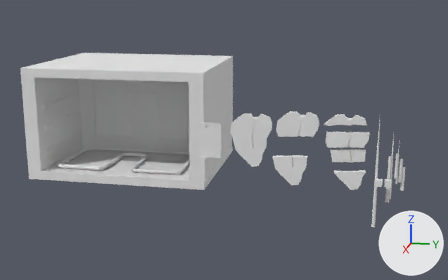
A saved change to the Blender file meshes/steakLevels.blend.
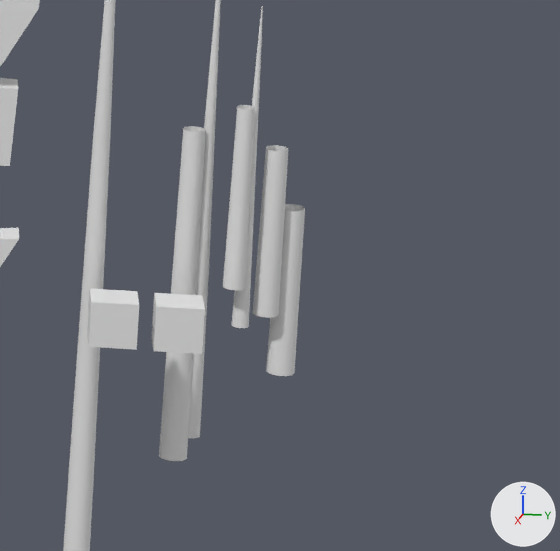
Each version is shown whole from a camera (50 mm lens) standing at (69.1, 8.4, 22.8) and looking at (-11.2, -7.7, 2.7), then close up on the part from 81% to 98% of the width and 50% to 77% of the height. Every picture has the same lights, and +X, +Y and +Z are marked at lower right.

Names of what the first close-up shows: 'Chive', 'Chive1a', 'Chive1b', 'Chive2a', 'Chive2b', 'Chive2c', 'Chive2d', 'Pepper', 'Salt', 'steak2b', 'steak2c'.
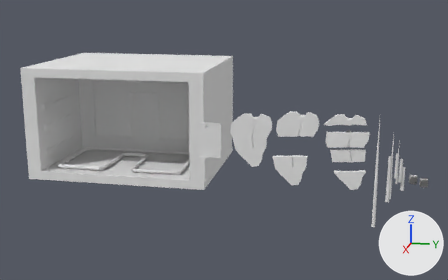
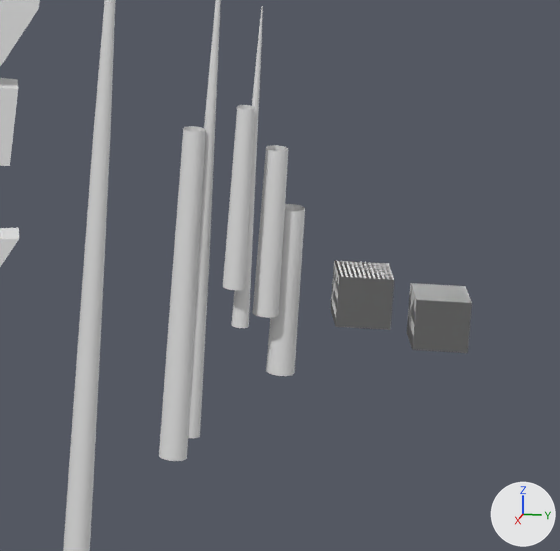
Commit message: finished garnish level

Pixel boxes (x1, y1, x2, y2) of what changed, in the close-ups (560 x 551 px):
```json
{"object": "Pepper", "change": "reshaped, moved, turned", "before": [152, 293, 205, 354], "after": [407, 283, 472, 353]}
{"object": "Salt", "change": "reshaped, moved, turned", "before": [87, 289, 139, 350], "after": [331, 260, 394, 330]}
{"part": 1, "of": "me_pepper", "change": "deleted", "before": [152, 293, 205, 354]}
{"part": 2, "of": "me_pepper", "change": "added", "after": [407, 283, 472, 353]}
```

Edits to the scene script, one JSON object a line:
```json
{"block": "me_pepper", "where": "me_pepper.from_pydata(...)  # 8 vertices, 6 faces; spans x -0.361..0.361, y -0.361..0.361, z -0.361..0.361"}
{"block": "me_pepper", "where": "# used by ob_pepper; location = (0.03, 13.36, 1.39)"}
{"block": "me_pepper", "where": "# verts and faces of me_pepper; kept vertices keep their numbers, new ones are numbered from 8"}
{"block": "me_pepper", "where": "# before: 0 (0.361, 0.361, 0.361) at pixel (205, 309), 1 (0.361, 0.361, -0.361) at pixel (202, 354), 2 (0.361, -0.361, 0.361) at pixel (156, 306), 3 (0.361, -0.361, -0.361) at pixel (153, 351), 4 (-0.361, 0.361, 0.361) at pixel (202, 295)"}
{"block": "me_pepper", "where": "# before: 5 (-0.361, 0.361, -0.361), 6 (-0.361, -0.361, 0.361) at pixel (154, 292), 7 (-0.361, -0.361, -0.361) at pixel (151, 337)"}
{"block": "me_pepper", "change": "me_pepper part 1"}
{"op": "add", "block": "me_pepper", "code": "delete_vertices([*range(0, 8)])  # with the faces that use them"}
{"block": "me_pepper", "change": "me_pepper part 2"}
{"op": "add", "block": "me_pepper", "code": "verts[8] = (-1.204, 1.077, -16.907)  # pixel (406, 332)"}
{"op": "add", "block": "me_pepper", "code": "verts[9] = (-1.204, 1.88, -16.907)  # pixel (410, 283)"}
{"op": "add", "block": "me_pepper", "code": "verts[10] = (-1.204, 1.88, -17.724)  # pixel (465, 286)"}
{"op": "add", "block": "me_pepper", "code": "verts[11] = (-1.204, 1.077, -17.724)"}
{"op": "add", "block": "me_pepper", "code": "verts[12] = (-1.204, 1.077, -16.907)  # pixel (406, 332)"}
{"op": "add", "block": "me_pepper", "code": "verts[13] = (-1.204, 1.88, -16.907)  # pixel (410, 283)"}
{"op": "add", "block": "me_pepper", "code": "verts[14] = (-1.204, 1.88, -17.724)  # pixel (465, 286)"}
{"op": "add", "block": "me_pepper", "code": "verts[15] = (-1.204, 1.077, -17.724)"}
{"op": "add", "block": "me_pepper", "code": "for new, old in zip([*range(16, 24)], [*range(8, 16)]): verts[new] = verts[old] + (0.879, 0.0, 0.0)"}
{"op": "add", "block": "me_pepper", "code": "faces += [(8, 16, 17, 9), (9, 17, 18, 10), (10, 18, 19, 11), (8, 11, 19, 16), (16, 19, 18, 17), (8, 9, 10, 11)]"}
{"op": "add", "block": "me_pepper", "code": "faces += [(12, 20, 21, 13), (13, 21, 22, 14), (14, 22, 23, 15), (12, 15, 23, 20), (20, 23, 22, 21), (12, 13, 14, 15)]"}
{"block": "me_salt", "where": "# used by ob_salt; location = (0.04, 12.38, 1.4)"}
{"op": "remove", "block": "me_salt", "code": "me_salt.from_pydata(...)  # 8 vertices, 6 faces; spans x -0.361..0.361, y -0.361..0.361, z -0.361..0.361"}
{"op": "add", "block": "me_salt", "code": "me_salt.from_pydata(...)  # 16 vertices, 12 faces; spans x -1.204..-0.325, y 0.0..0.804, z 0.03..0.847"}
{"block": "me_salt", "change": "me_salt part 3: the whole mesh is rebuilt"}
{"op": "set", "path": "ob_pepper.location", "old": "(0.03, 13.36, 1.39)", "new": "(0.0, 0.0, 0.0)"}
{"op": "set", "path": "ob_pepper.rotation_euler", "old": "(0.0, 0.0, 0.0)", "new": "(1.571, 0.0, 0.0)", "note": "degrees (0, 0, 0) -> degrees (90, 0, 0)"}
{"op": "set", "path": "ob_salt.location", "old": "(0.04, 12.38, 1.4)", "new": "(0.0, 16.59, 1.38)"}
{"op": "set", "path": "ob_salt.rotation_euler", "old": "(0.0, 0.0, 0.0)", "new": "(1.571, 0.0, 0.0)", "note": "degrees (0, 0, 0) -> degrees (90, 0, 0)"}
```
